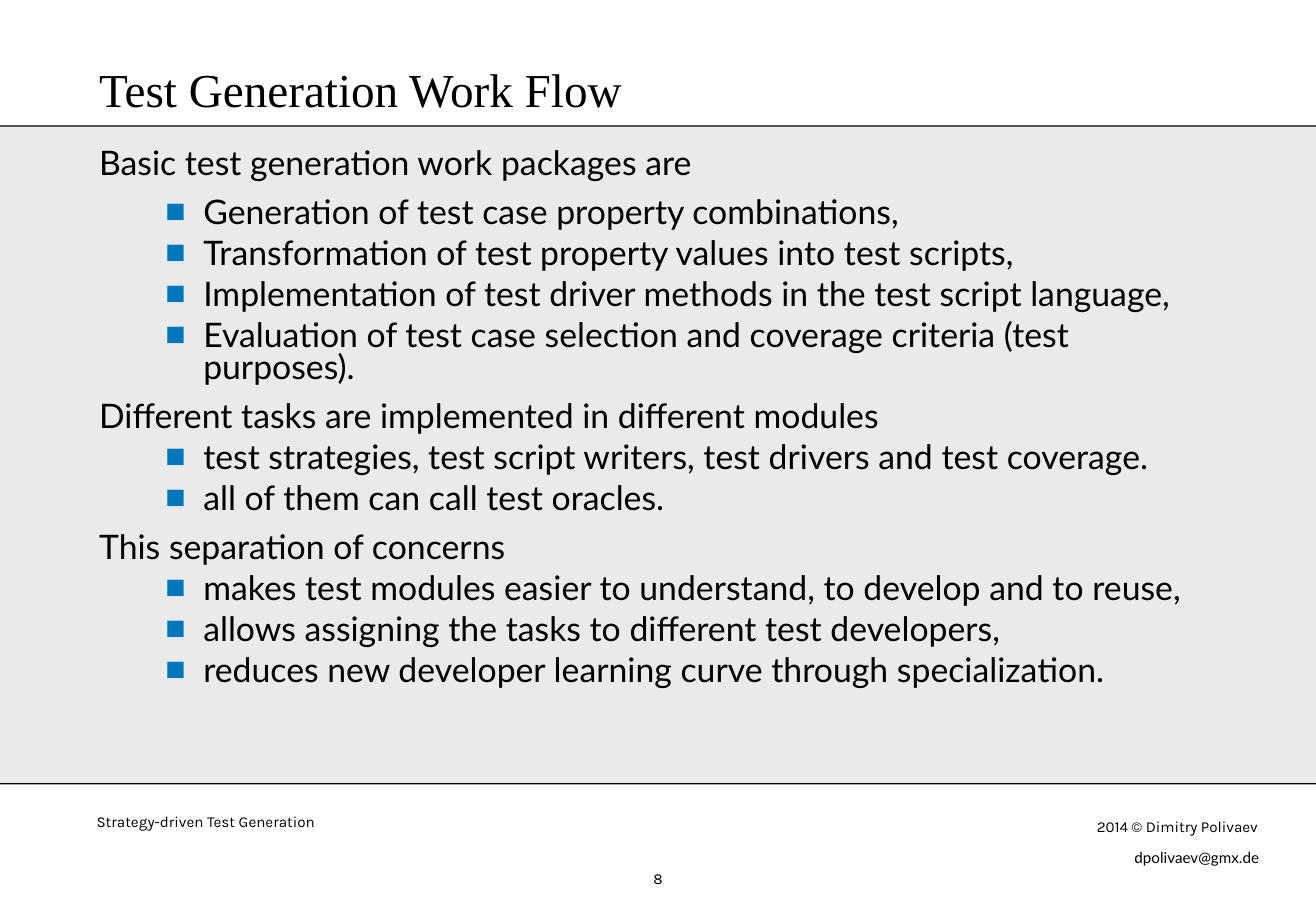
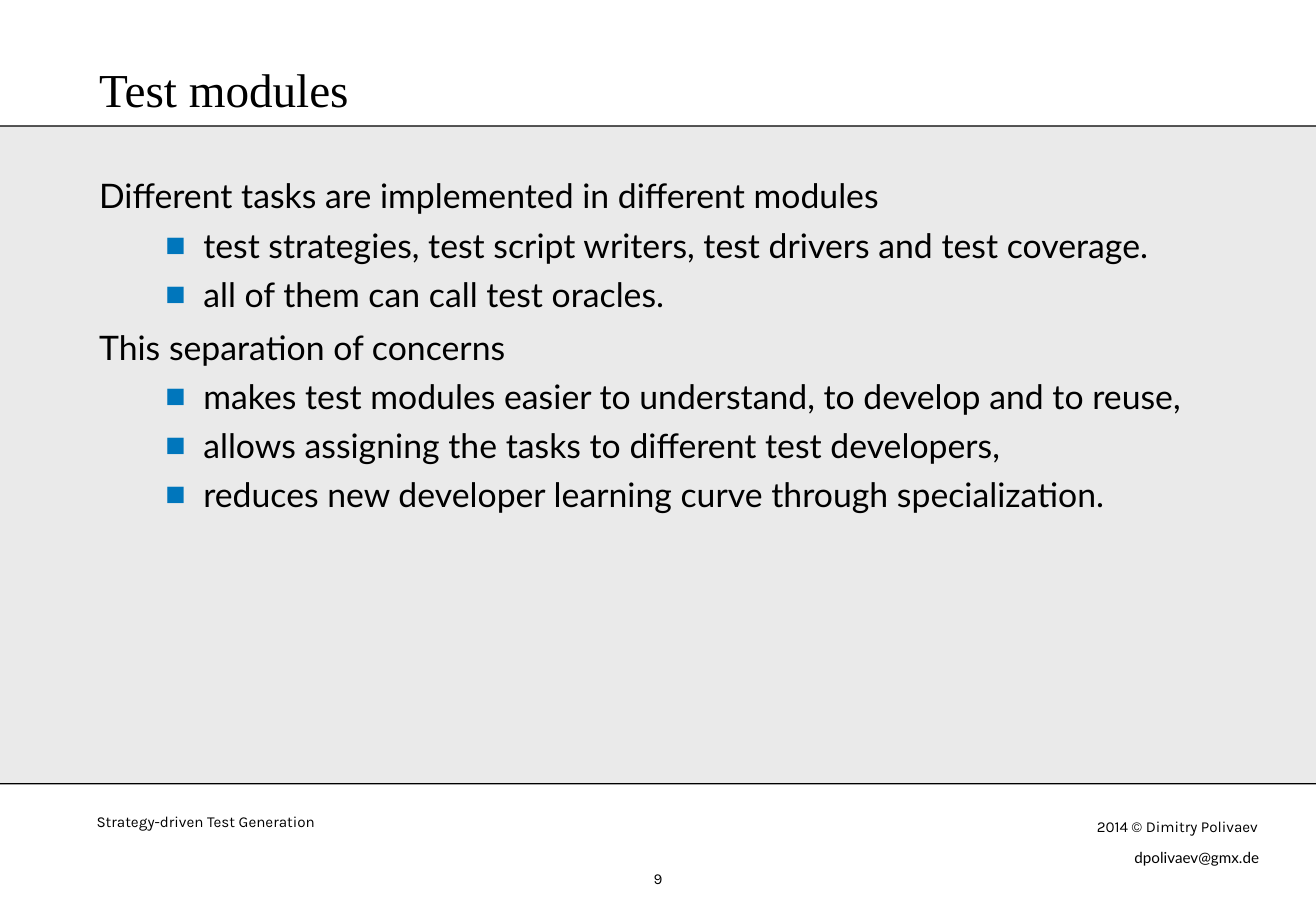
Before and after one commit to dpolivaev/test-generation, a slide deck: slide 9 of doc/StrategyDrivenTestGeneration.odp (slide 8 before the commit). Drawn at 1316x911 pixels with LibreOffice and Linux fonts; fonts in the diff are those of the drawing. Boxes give left, top, right and bottom in pixels: in the first picture for what was removed or moved away, otherwise in the second. Text is boxed around its words. In the diff, an @@ line names an element or a change of style, - is before the commit and + after.

```diff
--- a/doc/StrategyDrivenTestGeneration.odp
+++ b/doc/StrategyDrivenTestGeneration.odp
@@ title at (99,74,349,108): text changed @@
-Test Generation Work Flow
+Test modules
@@ text at (99,150,1170,385): paragraphs removed @@
-Basic test generation work packages are
-  ■ Generation of test case property combinations,
-  ■ Transformation of test property values into test scripts,
-  ■ Implementation of test driver methods in the test script language,
-  ■ Evaluation of test case selection and coverage criteria (test purposes).
@@ text "Different tasks are implemented in ...": place and size @@
-text "Different tasks are implemented in ..." at (99,150,1180,688)
+text "Different tasks are implemented in ..." at (99,183,1180,513)
@@ text "Different tasks are implemented in ..." at (99,183,1180,513): line spacing 0.8 to 0.9; line spacing 0.8 to 1 @@
```
Also in this commit, not shown: 4 other slides changed, 1 slide added.
